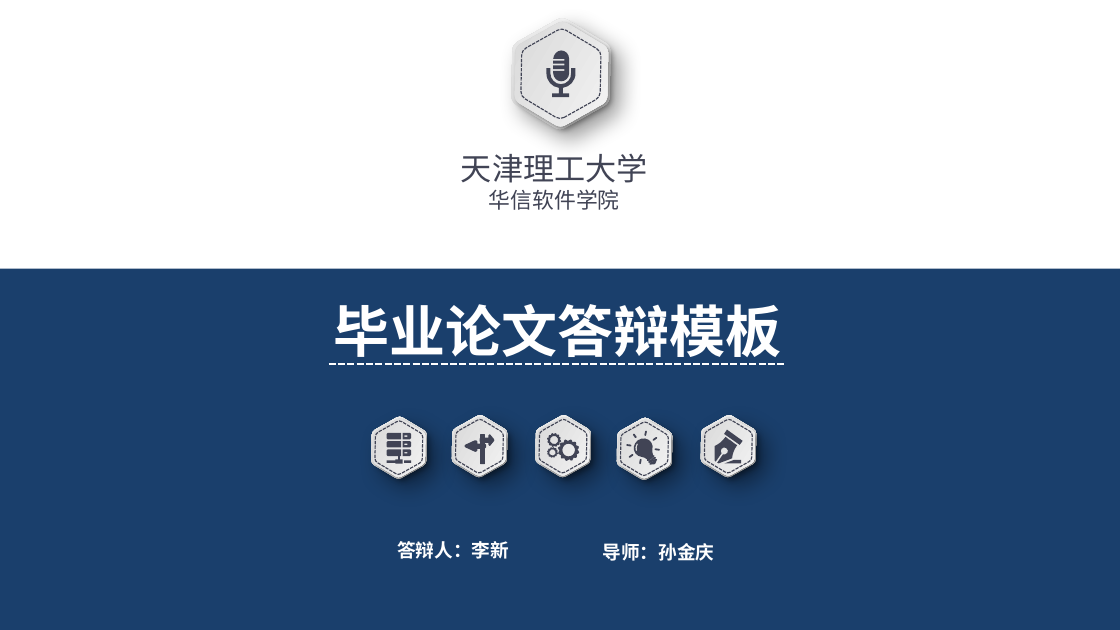
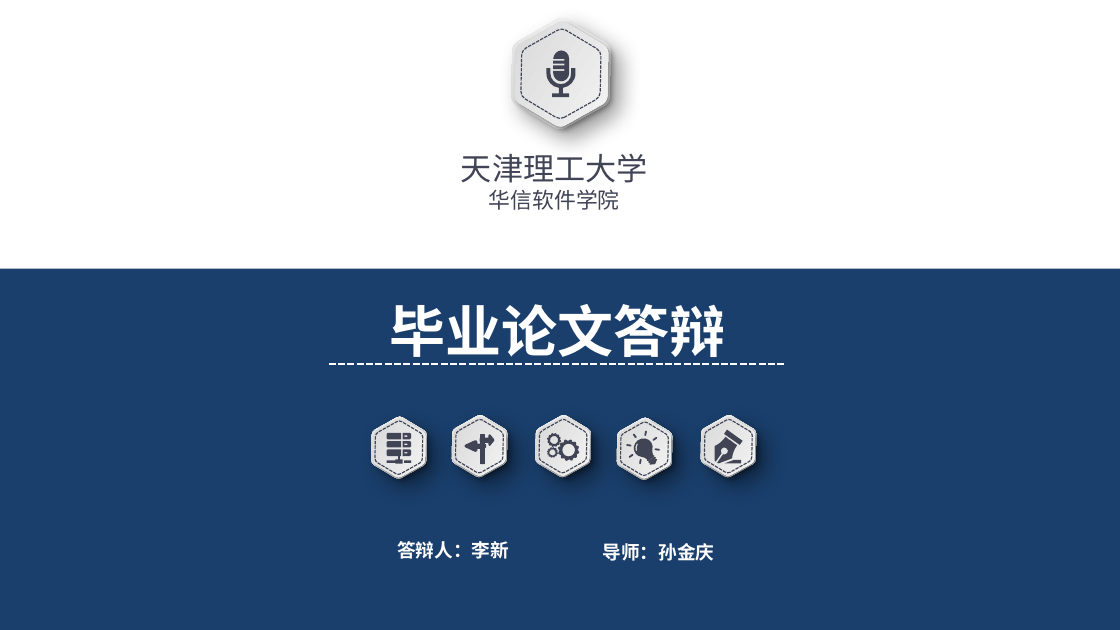
Before and after one commit to lixin2015y/graduation, a slide deck: slide 1 of 毕业答辩.pptx. Drawn at 1120x630 pixels with LibreOffice and Linux fonts; fonts in the diff are those of the drawing. Boxes give left, top, right and bottom in pixels: in the first picture for what was removed or moved away, otherwise in the second. Text is boxed around its words. In the diff, an @@ line names an element or a change of style, - is before the commit and + after.

```diff
--- a/毕业答辩.pptx
+++ b/毕业答辩.pptx
@@ text at [389, 304, 725, 365]: text changed @@
-毕业论文答辩模板
+毕业论文答辩
```
Also in this commit, not shown: 4 other slides changed, 7 slides added, 26 slides removed, 2 other files.
